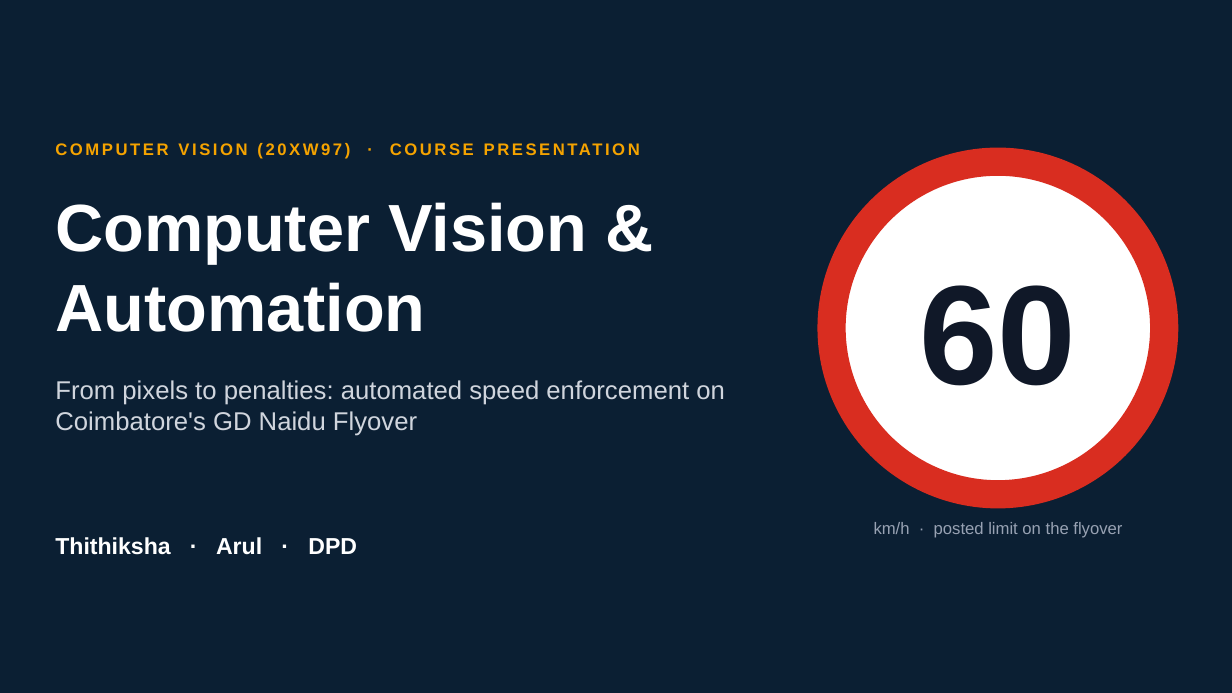
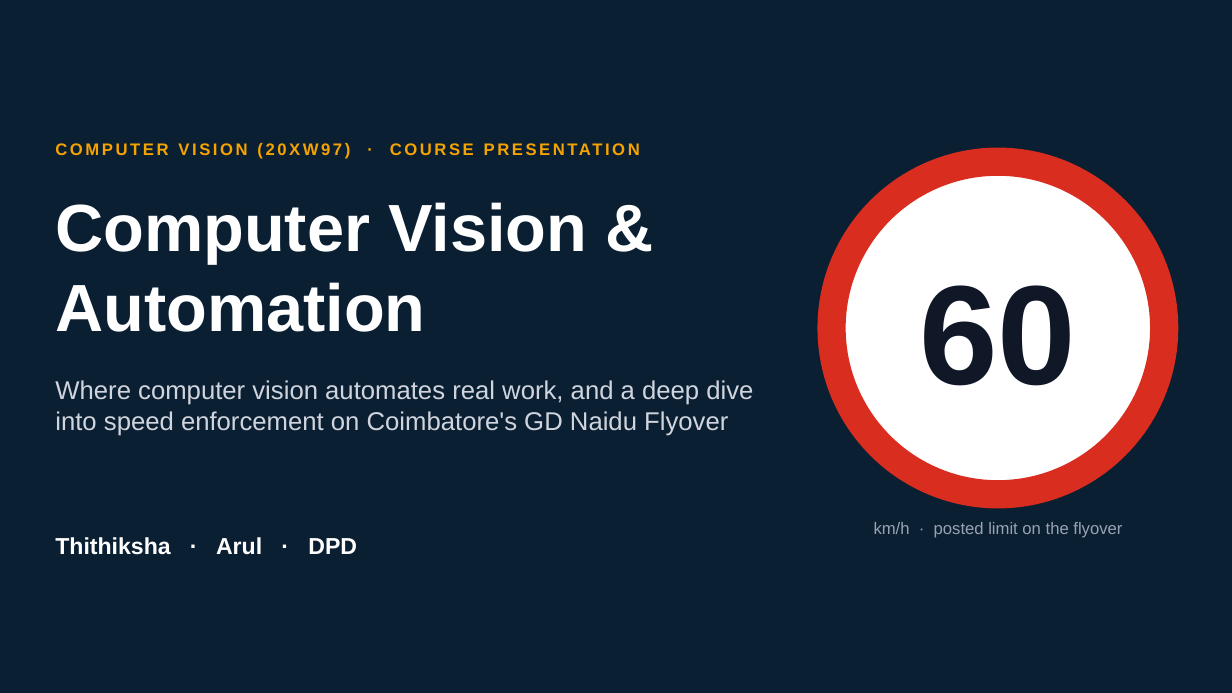
Before and after one commit to Prem-Dharshan/20XW97, a slide deck: slide 1 of cv-automation-ppt/CV_and_Automation.pptx. Drawn at 1232x693 pixels with LibreOffice and Linux fonts; fonts in the diff are those of the drawing. Boxes give left, top, right and bottom in pixels: in the first picture for what was removed or moved away, otherwise in the second. Text is boxed around its words. In the diff, an @@ line names an element or a change of style, - is before the commit and + after.

```diff
--- a/cv-automation-ppt/CV_and_Automation.pptx
+++ b/cv-automation-ppt/CV_and_Automation.pptx
@@ text at [55,380,753,436]: text changed @@
-From pixels to penalties: automated speed enforcement on Coimbatore's GD Naidu Flyover
+Where computer vision automates real work, and a deep dive into speed enforcement on Coimbatore's GD Naidu Flyover
```
Also in this commit, not shown: 22 other slides changed, 9 slides added, 1 slide removed, 2 other files.
